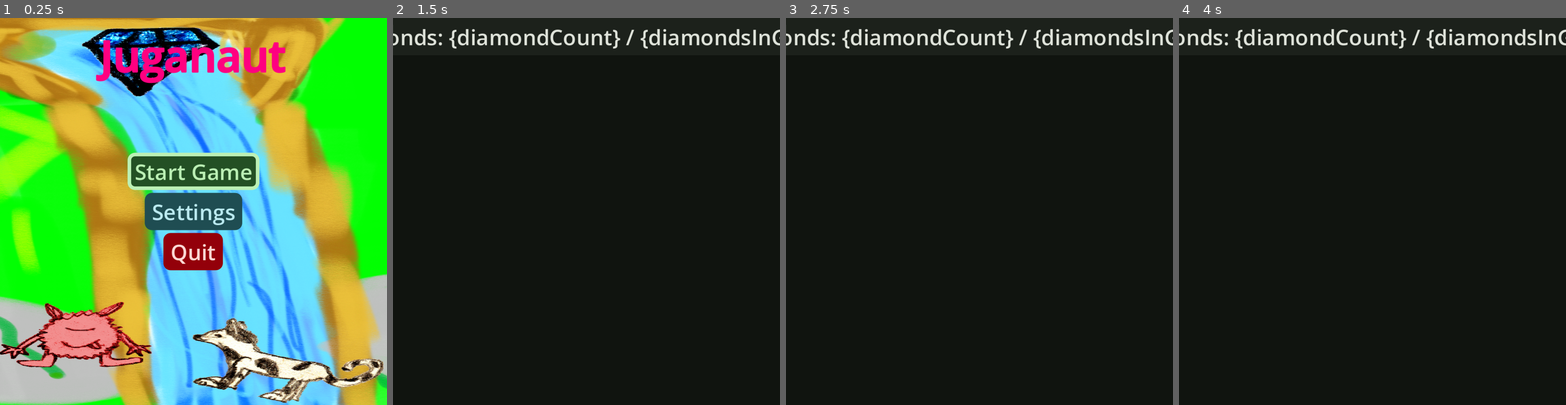
Above: before the commit, frames 1-4 (left to right).
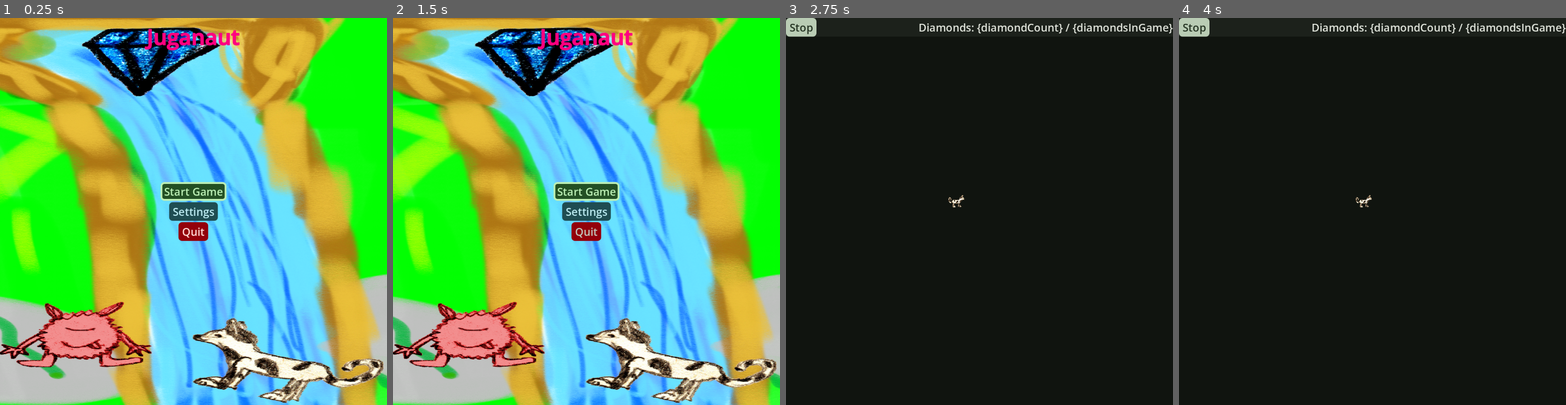
Above: after the commit, the same moments.

Repository: SirVincelot24/juganaut-godot
Game: Godot game, scene res://scenes/MainMenu.tscn
The game is run twice, just before and just after one commit, with the same random seed, the same clock (stepped at 60 frames per second) and the same inputs.
Inputs (mouse positions are in pixels of both pictures, inside the frame that each line leads up to):
- Up to frame 1 (0.25 s): no input
- Up to frame 2 (1.5 s): click "Start Game" at 0.5 s; click (408, 25) at 1.25 s, where only the run after the commit has a clickable "Stop"
- Up to frame 3 (2.75 s): click (979, 192) at 2 s, where only the run after the commit has a clickable "Start Game"
- Up to frame 4 (4 s): tap Enter at 2.75 s; hold D (movement.right, bound only after the commit) 2.78-3.53 s; tap Space at 3.5 s; hold A (movement.left, bound only after the commit) from 3.53 s (still down)

The runs differ from the first frame. In frame 1, 9.7% of the frame differs, in the area x 0-99%, y 2-99%; in frame 2, 99%, in the area x 0-100%, y 0-100%; in frame 3, 2.6%; in frame 4, 2.6%.

Commit message:
add basic buggy 2d movement

Diff:
--- a/project.godot
+++ b/project.godot
@@ -31,7 +31,6 @@
 window/size/viewport_width=1080
 window/size/viewport_height=1080
 window/stretch/aspect="expand"
-window/stretch/scale=2.0
 window/handheld/orientation=6
 
 [editor_plugins]
@@ -55,6 +54,26 @@
 "events": [Object(InputEventKey,"resource_local_to_scene":false,"resource_name":"","device":-1,"window_id":0,"alt_press …(192 unchanged characters)…
 ]
 }
+movement.up={
+"deadzone": 0.2,
+"events": [Object(InputEventKey,"resource_local_to_scene":false,"resource_name":"","device":-1,"window_id":0,"alt_pressed":false,"shift_pressed":false,"ctrl_pressed":false,"meta_pressed":false,"pressed":false,"keycode":0,"physical_keycode":87,"key_label":0,"unicode":119,"location":0,"echo":false,"script":null)
+]
+}
+movement.down={
+"deadzone": 0.2,
+"events": [Object(InputEventKey,"resource_local_to_scene":false,"resource_name":"","device":-1,"window_id":0,"alt_pressed":false,"shift_pressed":false,"ctrl_pressed":false,"meta_pressed":false,"pressed":false,"keycode":0,"physical_keycode":83,"key_label":0,"unicode":115,"location":0,"echo":false,"script":null)
+]
+}
+movement.left={
+"deadzone": 0.2,
+"events": [Object(InputEventKey,"resource_local_to_scene":false,"resource_name":"","device":-1,"window_id":0,"alt_pressed":false,"shift_pressed":false,"ctrl_pressed":false,"meta_pressed":false,"pressed":false,"keycode":0,"physical_keycode":65,"key_label":0,"unicode":97,"location":0,"echo":false,"script":null)
+]
+}
+movement.right={
+"deadzone": 0.2,
+"events": [Object(InputEventKey,"resource_local_to_scene":false,"resource_name":"","device":-1,"window_id":0,"alt_pressed":false,"shift_pressed":false,"ctrl_pressed":false,"meta_pressed":false,"pressed":false,"keycode":0,"physical_keycode":68,"key_label":0,"unicode":100,"location":0,"echo":false,"script":null)
+]
+}
 
 [internationalization]
 
--- a/scenes/game.tscn
+++ b/scenes/game.tscn
@@ -3,6 +3,8 @@
 [ext_resource type="Script" uid="uid://bm6str7jj6mkt" path="res://scripts/game.gd" id="1_lbhrr"]
 [ext_resource type="AudioStream" uid="uid://c53toaarinani" path="res://audio/music/main_loop.wav" id="1_uwrxv"]
 [ext_resource type="Script" uid="uid://dtrqkrbtuigau" path="res://scripts/UI/buttons/stop.gd" id="2_yqjtg"]
+[ext_resource type="Texture2D" uid="uid://d2hov3ypap6o4" path="res://textures/cat.png" id="4_iywne"]
+[ext_resource type="Script" uid="uid://ck0u2dyk8xj5w" path="res://scripts/BL/Player.gd" id="5_p57ef"]
 
 [node name="Game" type="Node2D" unique_id=252788408]
 script = ExtResource("1_lbhrr")
@@ -64,3 +66,9 @@
 size_flags_horizontal = 8
 text = "diamondCount"
 horizontal_alignment = 2
+
+[node name="Cat" type="Sprite2D" parent="." unique_id=1953060486]
+position = Vector2(476, 511)
+scale = Vector2(0.1, 0.1)
+texture = ExtResource("4_iywne")
+script = ExtResource("5_p57ef")
--- /dev/null
+++ b/scripts/BL/Player.gd
@@ -0,0 +1,19 @@
+extends Sprite2D
+
+const GRID_SIZE = 40
+var direction: Space.Direction
+
+func _input(event: InputEvent) -> void:
+	if event.is_action("movement.up"):
+		direction = Space.Direction.UP
+	elif event.is_action("movement.down"):
+		direction = Space.Direction.DOWN
+	elif event.is_action("movement.left"):
+		direction = Space.Direction.LEFT
+	elif event.is_action("movement.right"):
+		direction = Space.Direction.RIGHT
+	else:
+		return
+	var vec = Space.direction2vector(direction) * GRID_SIZE
+	translate(vec)
+	#print(Input.get_vector("movement.left", "movement.right", "movement.up", "movement.down") as Vector2i)
--- /dev/null
+++ b/scripts/BL/Space.gd
@@ -0,0 +1,20 @@
+extends Node
+class_name Space
+enum Direction {
+	UP,
+	RIGHT,
+	DOWN,
+	LEFT
+}
+static func direction2vector(direction: Direction) -> Vector2i:
+	match direction:
+		Space.Direction.UP:
+			return Vector2i.UP
+		Space.Direction.DOWN:
+			return Vector2i.DOWN
+		Space.Direction.LEFT:
+			return Vector2i.LEFT
+		Space.Direction.RIGHT:
+			return Vector2i.RIGHT
+		_:
+			return Vector2i.ZERO
Not shown, added: scripts/BL/Player.gd.uid
Not shown, added: scripts/BL/Space.gd.uid
